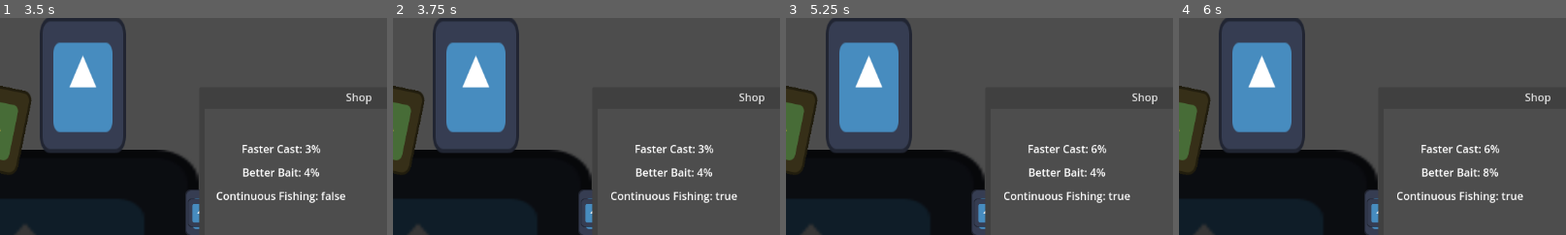
Above: before the commit, frames 1-4 (left to right).
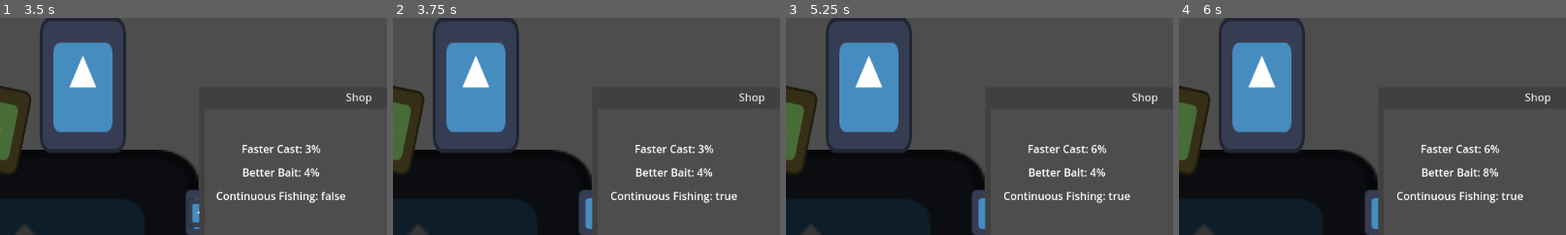
Above: after the commit, the same moments.

Repository: Shuflduf/Fish
Game: Godot game, scene res://node_2d.tscn
Same seed, same stepped clock (60 frames per second), same inputs: the game is played once before the commit and once after it. The engine's default icon, where the game draws it, is replaced by a stand-in: a white triangle on a blue panel in a dark square.
Inputs:
- Up to frame 1 (3.5 s): click "Shop" at 0.5 s; click "10 Fish / 3%" at 1.25 s; click "30 Fish / 4%" at 2 s; click "50 Fish" at 2.75 s
- Up to frame 2 (3.75 s): click "Toggle" at 3.5 s
- Up to frame 3 (5.25 s): click "Shop" at 4.25 s; click "10 Fish / 3%" at 5 s
- Up to frame 4 (6 s): click "30 Fish / 4%" at 5.75 s
The pictures show only the part of the screen within x 4-54%, y 14-64%; the shares and areas given below are measured in that part.

Frame 1 is identical in both runs. In frame 2, 0.1% of the frame differs, in the area x 48-52%, y 83-97%; in frame 3, 0.1%; in frame 4, 0.1%.

Commit message:
hold to fish

Diff:
--- a/main.gd
+++ b/main.gd
@@ -8,7 +8,10 @@
 var cast_speed = 0.0
 var bait_quality = 0.0
 
-var continuous_fishing = false
+var continuous_fishing = false:
+	set(value):
+		continuous_fishing = value
+		%rod_hint.visible = !value
 
 func _ready() -> void:
 	randomize()
@@ -16,8 +19,12 @@
 
 func _physics_process(delta: float) -> void:
 	if Input.is_mouse_button_pressed(MOUSE_BUTTON_LEFT):
-		%rod_hint.position.x += delta * 300
-		%rod_hint.position.x = clamp(%rod_hint.position.x, 0, 800)
+		if continuous_fishing:
+			%rod_hint.position.x = randi_range(0, 800)
+			cast()
+		else:
+			%rod_hint.position.x += delta * 300
+			%rod_hint.position.x = clamp(%rod_hint.position.x, 0, 800)
 
 	elif Input.is_action_just_released("cast"):
 		cast()
--- a/ui.gd
+++ b/ui.gd
@@ -20,7 +20,6 @@
 
 
 func _on_cast_button_pressed() -> void:
-
 	if fish < 10:
 		return
 
